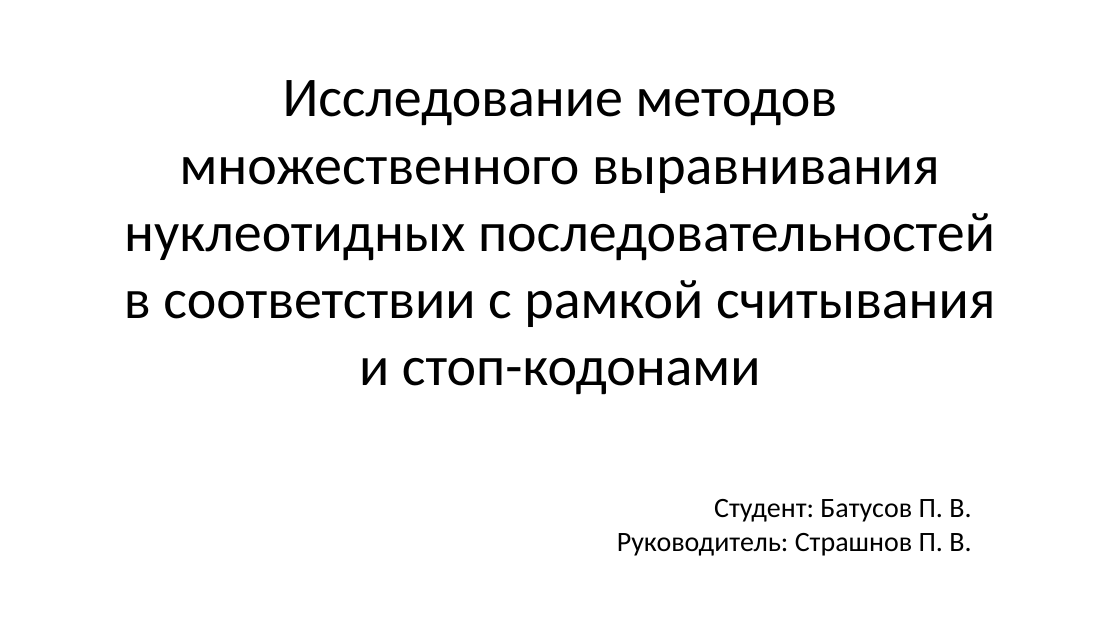
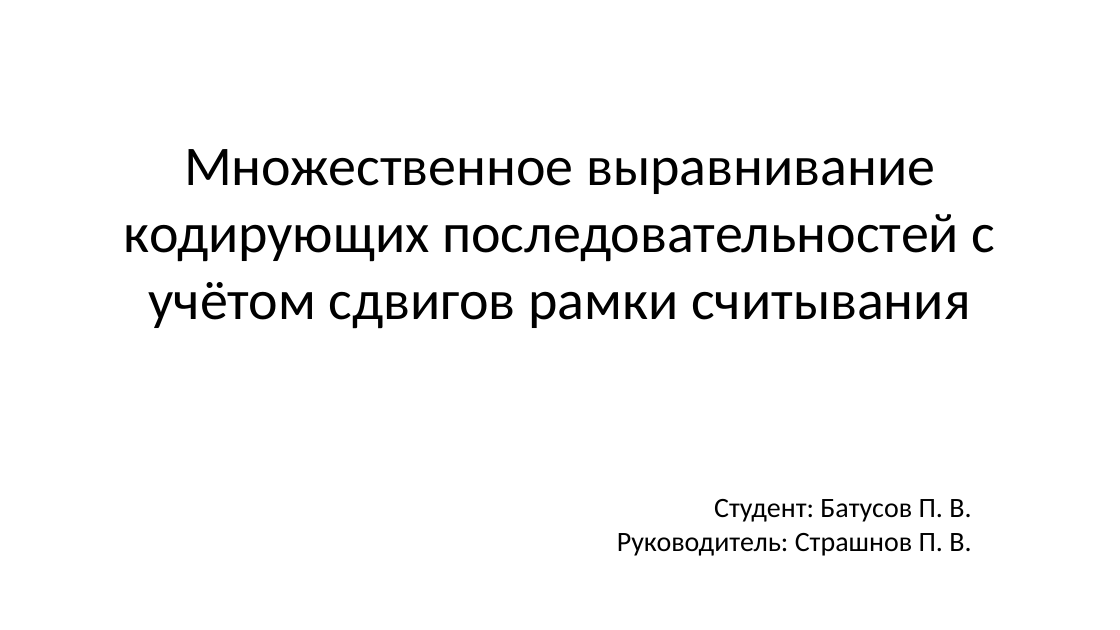
Before and after one commit to BioInfoTools/MACSE, a slide deck: slide 1 of Documentation/presentation/presentation.pptx. Drawn at 1120x630 pixels with LibreOffice and Linux fonts; fonts in the diff are those of the drawing. Boxes give left, top, right and bottom in pixels: in the first picture for what was removed or moved away, otherwise in the second. Text is boxed around its words. In the diff, an @@ line names an element or a change of style, - is before the commit and + after.

Commit message:
добавил про двухуровневое выравнивание в презентации

```diff
--- a/Documentation/presentation/presentation.pptx
+++ b/Documentation/presentation/presentation.pptx
@@ text at box(124, 149, 996, 329): text changed @@
-Исследование методов множественного выравнивания нуклеотидных последовательностей в соответствии с рамкой считывания и стоп-кодонами
+Множественное выравнивание кодирующих последовательностей с учётом сдвигов рамки считывания
```
Also in this commit, not shown: 1 other slide changed, 4 slides added, 2 other files.
